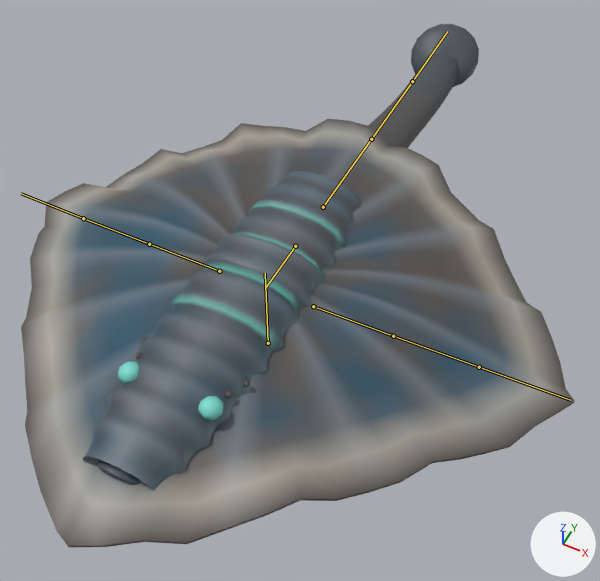
Renders of the glTF model assets/creatures/sail_leech/sail_leech.glb from each side of a commit.
Before and after are seen from a 50 mm camera at (0.629, -1.086, 1.594) aimed at (-0.011, 0.194, -0.006). The axes (+X, +Y, +Z) are drawn at lower right. The lights are the same throughout. The first picture is the older version. Both versions are drawn at frame 22 of the action 'idle_b'; the numbers are the values there. The bones that bend it are drawn over the model as lines.

Names of what the first picture shows: 'sail_leech'.
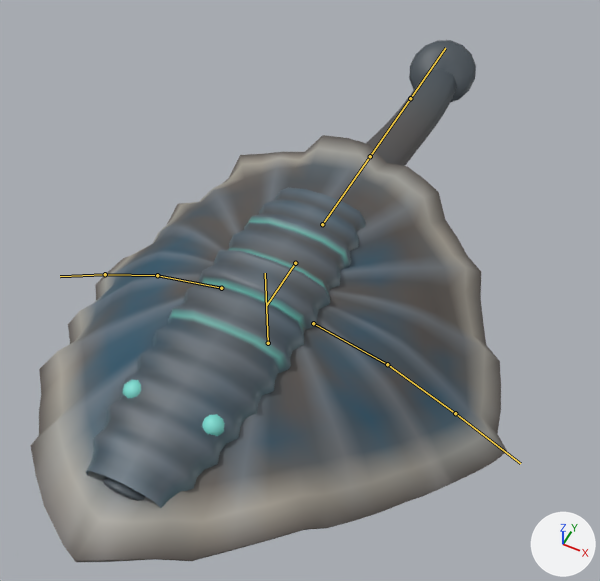
What changed in the scene script:
```text
Change bone_body:
    where bone_body = bpy.data.objects['Armature'].pose.bones['body']  # child of 'root'
    bone_body.location: (0.0, 0.0, 0.0) -> (0.0, 0.0, -0.059)
Change bone_wing_l0:
    where bone_wing_l0 = bpy.data.objects['Armature'].pose.bones['wing_l0']  # child of 'body'
    bone_wing_l0.rotation_quaternion: (1.0, 0.004, 0.001, 0.0) -> (0.993, -0.12, 0.0, 0.0)  # degrees (0, 0, 0) -> degrees (-14, 0, 0)
Change bone_wing_l1:
    where bone_wing_l1 = bpy.data.objects['Armature'].pose.bones['wing_l1']  # child of 'wing_l0'
    bone_wing_l1.rotation_quaternion: (1.0, 0.004, 0.001, 0.0) -> (0.995, -0.097, 0.0, 0.0)  # degrees (0, 0, 0) -> degrees (-11, 0, 0)
Change bone_wing_l2:
    where bone_wing_l2 = bpy.data.objects['Armature'].pose.bones['wing_l2']  # child of 'wing_l1'
    bone_wing_l2.rotation_quaternion: (1.0, 0.004, 0.001, 0.0) -> (1.0, -0.028, 0.0, 0.0)  # degrees (0, 0, 0) -> degrees (-3, 0, 0)
Change bone_wing_r0:
    where bone_wing_r0 = bpy.data.objects['Armature'].pose.bones['wing_r0']  # child of 'body'
    bone_wing_r0.rotation_quaternion: (1.0, 0.004, -0.001, 0.0) -> (0.993, -0.12, 0.0, 0.0)  # degrees (0, 0, 0) -> degrees (-14, 0, 0)
Change bone_wing_r1:
    where bone_wing_r1 = bpy.data.objects['Armature'].pose.bones['wing_r1']  # child of 'wing_r0'
    bone_wing_r1.rotation_quaternion: (1.0, 0.004, -0.001, 0.0) -> (0.995, -0.097, 0.0, 0.0)  # degrees (0, 0, 0) -> degrees (-11, 0, 0)
Change bone_wing_r2:
    where bone_wing_r2 = bpy.data.objects['Armature'].pose.bones['wing_r2']  # child of 'wing_r1'
    bone_wing_r2.rotation_quaternion: (1.0, 0.004, -0.001, 0.0) -> (1.0, -0.028, 0.0, 0.0)  # degrees (0, 0, 0) -> degrees (-3, 0, 0)
```

Changed parts and their boxes (x1, y1, x2, y2) in the pictures (600 x 581 px):
'sail_leech', posed (14% narrower): before (21, 24, 575, 547); after (31, 40, 507, 562)
bone 'body', root to tip: before (295, 246) to (265, 288); after (295, 263) to (266, 305)
bone 'wing_l0', root to tip: before (313, 306) to (393, 336); after (313, 323) to (387, 364)
bone 'wing_l1', root to tip: before (393, 336) to (479, 367); after (387, 364) to (455, 413)
bone 'wing_l2', root to tip: before (479, 367) to (570, 400); after (455, 413) to (520, 463)
bone 'wing_r0', root to tip: before (219, 271) to (149, 244); after (221, 288) to (157, 275)
bone 'wing_r1', root to tip: before (149, 244) to (83, 218); after (157, 275) to (105, 274)
bone 'wing_r2', root to tip: before (83, 218) to (21, 193); after (105, 274) to (60, 276)
